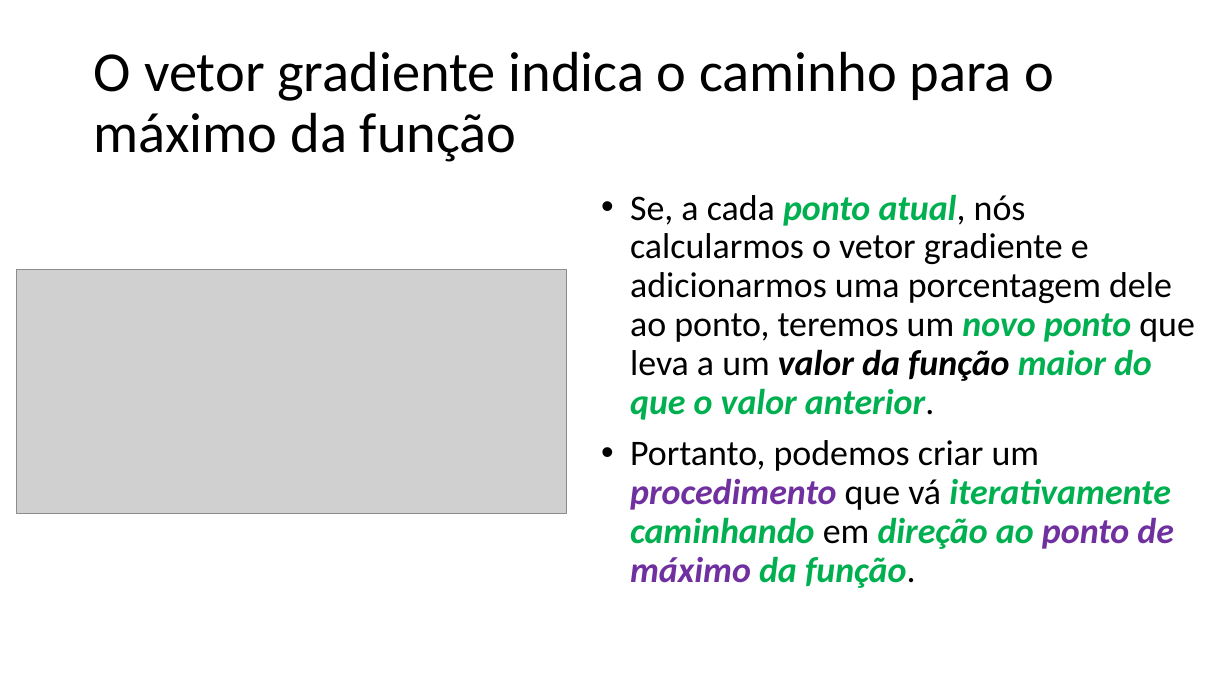
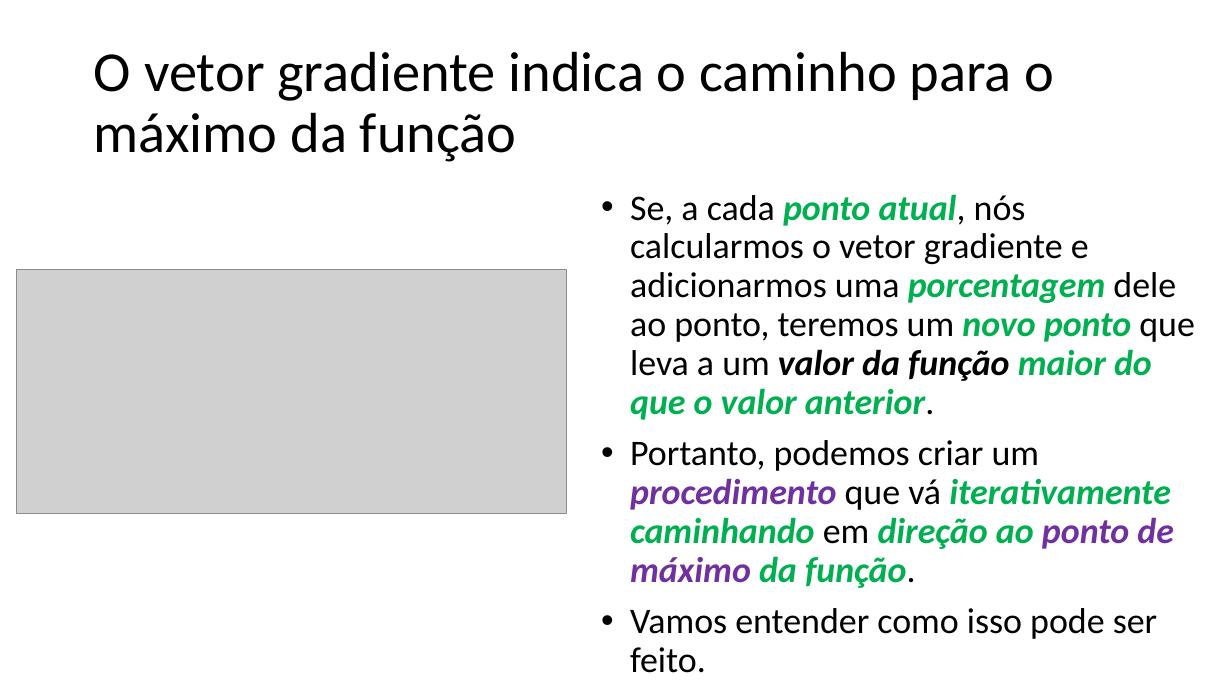
Before and after one commit to zz4fap/t319_aprendizado_de_maquina, a slide deck: slide 9 of slides/T319_Regressão_Linear (Parte II).pptx. Drawn at 1232x693 pixels with LibreOffice and Linux fonts; fonts in the diff are those of the drawing; grey boxes stand for pictures. Boxes give left, top, right and bottom in pixels: in the first picture for what was removed or moved away, otherwise in the second. Text is boxed around its words. In the diff, an @@ line names an element or a change of style, - is before the commit and + after.

```diff
--- a/slides/T319_Regressão_Linear (Parte II).pptx
+++ b/slides/T319_Regressão_Linear (Parte II).pptx
@@ text at bbox=[630, 194, 1195, 420]: text colour #000000 to #00B050, bold on, italic on in "porcentagem" @@
@@ text at bbox=[630, 608, 1157, 673]: paragraph added @@
+• Vamos entender como isso pode ser feito.
```
Also in this commit, not shown: 3 other slides changed.
